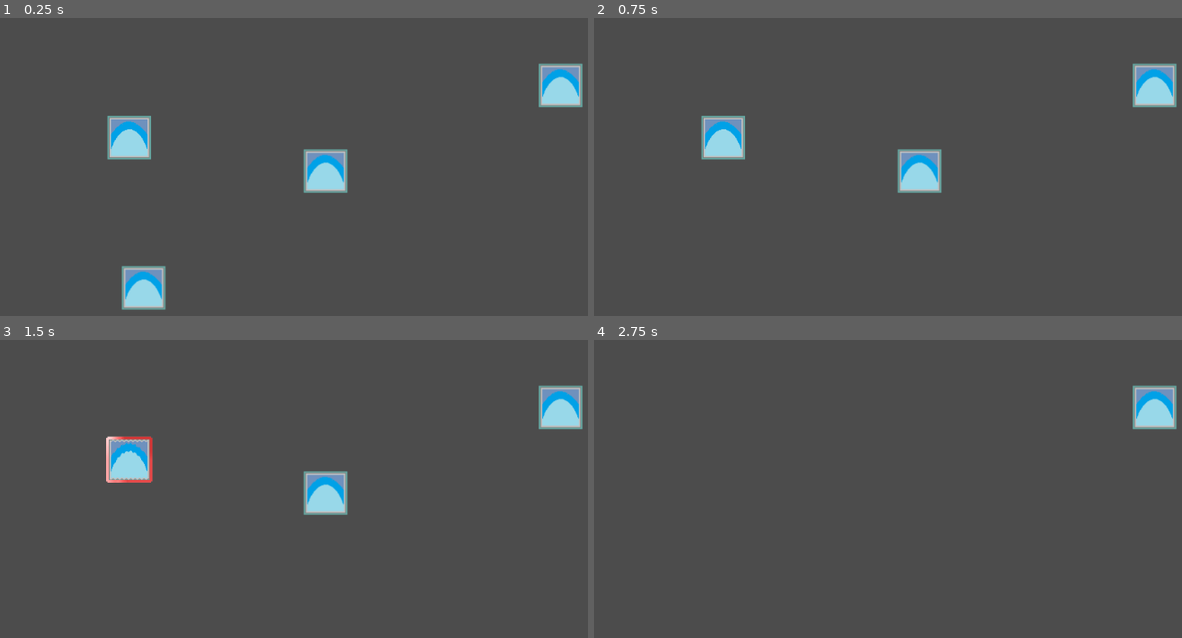
Above: before the commit, frames 1-4 (two rows, left to right).
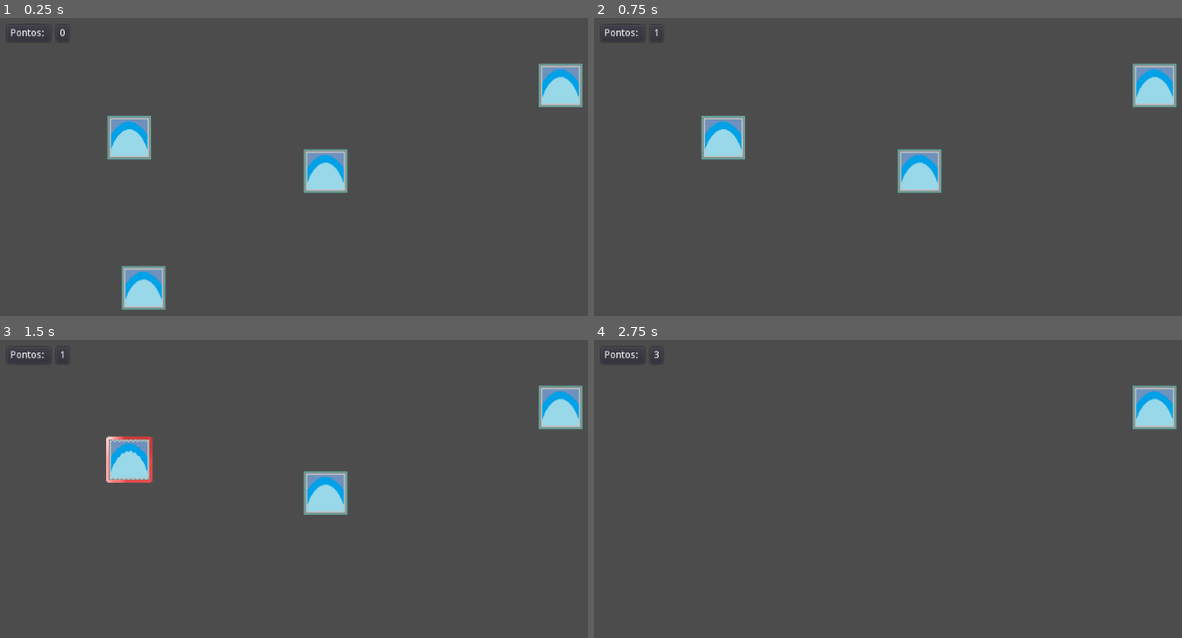
Above: after the commit, the same moments.

Repository: JoaoNSE/Shapes-Click
Game: Godot game, scene res://Scenes/Main.tscn
The game is run twice, just before and just after one commit, with the same random seed, the same clock (stepped at 60 frames per second) and the same inputs.
Inputs (mouse positions are in pixels of both pictures, inside the frame that each line leads up to):
- Up to frame 1 (0.25 s): no input
- Up to frame 2 (0.75 s): tap Enter at 0.5 s; move the mouse to (735, 286) at 0.52 s; hold Space (Explode) from 0.53 s (still down); click (735, 286) at 0.6 s
- Up to frame 3 (1.5 s): move the mouse to (129, 459) at 1.27 s; release Space (Explode) at 1.28 s; hold Down (ui_down) from 1.28 s (still down); tap Space (Explode) at 1.35 s
- Up to frame 4 (2.75 s): click (723, 459) at 1.55 s; move the mouse to (917, 491) at 2.02 s; release Down (ui_down) at 2.03 s; hold Space (Explode) from 2.03 s (still down); click (917, 491) at 2.1 s

The runs differ from the first frame. In frame 1, less than 0.1% of the frame differs, in the area x 1-12%, y 3-7%; in frame 2, less than 0.1%; in frame 3, less than 0.1%; in frame 4, less than 0.1%.

Commit message:
Protótipo da HUD

Diff:
--- a/Scenes/Main.tscn
+++ b/Scenes/Main.tscn
@@ -6,7 +6,7 @@
 [ext_resource path="res://Scripts/OutlineTest.gd" type="Script" id=4]
 [ext_resource path="res://Scenes/Quadrado.tscn" type="PackedScene" id=5]
 
-[node name="Main" type="Node"]
+[node name="Main" type="Node" index="0"]
 
 [node name="Controller" type="Node" parent="." index="0"]
 
@@ -23,14 +23,159 @@
 [node name="Quadrado3" parent="." index="2" instance=ExtResource( 5 )]
 
 position = Vector2( 204.487, 384.981 )
-tipo = null
 
 [node name="Quadrado" parent="." index="3" instance=ExtResource( 5 )]
 
 position = Vector2( 184.038, 170.406 )
-tipo = null
 
 [node name="Quadrado2" parent="." index="4" instance=ExtResource( 5 )]
 
 position = Vector2( 463.503, 218.119 )
-tipo = null
+
+[node name="Camera2D" type="Camera2D" parent="." index="5"]
+
+position = Vector2( 512, 300 )
+anchor_mode = 1
+rotating = false
+current = true
+zoom = Vector2( 1, 1 )
+limit_left = -10000000
+limit_top = -10000000
+limit_right = 10000000
+limit_bottom = 10000000
+limit_smoothed = false
+drag_margin_h_enabled = true
+drag_margin_v_enabled = true
+smoothing_enabled = false
+smoothing_speed = 5.0
+offset_v = 0.0
+offset_h = 0.0
+drag_margin_left = 0.2
+drag_margin_top = 0.2
+drag_margin_right = 0.2
+drag_margin_bottom = 0.2
+editor_draw_screen = true
+editor_draw_limits = false
+editor_draw_drag_margin = false
+_sections_unfolded = [ "Transform" ]
+
+[node name="CanvasLayer" type="CanvasLayer" parent="." index="6"]
+
+layer = 1
+offset = Vector2( 0, 0 )
+rotation = 0.0
+scale = Vector2( 1, 1 )
+transform = Transform2D( 1, 0, 0, 1, 0, 0 )
+
+[node name="GUI" type="MarginContainer" parent="CanvasLayer" index="0"]
+
+anchor_left = 0.0
+anchor_top = 0.0
+anchor_right = 1.0
+anchor_bottom = 0.0
+margin_bottom = 28.0
+rect_pivot_offset = Vector2( 0, 0 )
+rect_clip_content = false
+mouse_filter = 0
+mouse_default_cursor_shape = 0
+size_flags_horizontal = 1
+size_flags_vertical = 1
+custom_constants/margin_top = 8
+custom_constants/margin_left = 8
+_sections_unfolded = [ "custom_constants" ]
+
+[node name="HBoxContainer" type="HBoxContainer" parent="CanvasLayer/GUI" index="0"]
+
+anchor_left = 0.0
+anchor_top = 0.0
+anchor_right = 0.0
+anchor_bottom = 0.0
+margin_left = 8.0
+margin_top = 8.0
+margin_right = 1024.0
+margin_bottom = 36.0
+rect_pivot_offset = Vector2( 0, 0 )
+rect_clip_content = false
+mouse_filter = 1
+mouse_default_cursor_shape = 0
+size_flags_horizontal = 1
+size_flags_vertical = 1
+alignment = 0
+_sections_unfolded = [ "Anchor", "Margin" ]
+
+[node name="PanelContainer" type="PanelContainer" parent="CanvasLayer/GUI/HBoxContainer" index="0"]
+
+editor/display_folded = true
+anchor_left = 0.0
+anchor_top = 0.0
+anchor_right = 0.0
+anchor_bottom = 0.0
+margin_right = 66.0
+margin_bottom = 28.0
+rect_pivot_offset = Vector2( 0, 0 )
+rect_clip_content = false
+mouse_filter = 0
+mouse_default_cursor_shape = 0
+size_flags_horizontal = 1
+size_flags_vertical = 1
+_sections_unfolded = [ "Margin" ]
+
+[node name="PText_lbl" type="Label" parent="CanvasLayer/GUI/HBoxContainer/PanelContainer" index="0"]
+
+anchor_left = 0.0
+anchor_top = 0.0
+anchor_right = 0.0
+anchor_bottom = 0.0
+margin_left = 7.0
+margin_top = 7.0
+margin_right = 59.0
+margin_bottom = 21.0
+rect_pivot_offset = Vector2( 0, 0 )
+rect_clip_content = false
+mouse_filter = 2
+mouse_default_cursor_shape = 0
+size_flags_horizontal = 1
+size_flags_vertical = 4
+text = "Pontos: "
+percent_visible = 1.0
+lines_skipped = 0
+max_lines_visible = -1
+
+[node name="Panel" type="PanelContainer" parent="CanvasLayer/GUI/HBoxContainer" index="1"]
+
+editor/display_folded = true
+anchor_left = 0.0
+anchor_top = 0.0
+anchor_right = 0.0
+anchor_bottom = 0.0
+margin_left = 70.0
+margin_right = 100.0
+margin_bottom = 28.0
+rect_pivot_offset = Vector2( 0, 0 )
+rect_clip_content = false
+mouse_filter = 0
+mouse_default_cursor_shape = 0
+size_flags_horizontal = 1
+size_flags_vertical = 1
+_sections_unfolded = [ "Margin" ]
+
+[node name="Pontos_lbl" type="Label" parent="CanvasLayer/GUI/HBoxContainer/Panel" index="0"]
+
+anchor_left = 0.0
+anchor_top = 0.0
+anchor_right = 0.0
+anchor_bottom = 0.0
+margin_left = 7.0
+margin_top = 7.0
+margin_right = 23.0
+margin_bottom = 21.0
+rect_pivot_offset = Vector2( 0, 0 )
+rect_clip_content = false
+mouse_filter = 2
+mouse_default_cursor_shape = 0
+size_flags_horizontal = 1
+size_flags_vertical = 4
+text = "10"
+percent_visible = 1.0
+lines_skipped = 0
+max_lines_visible = -1
--- a/Scenes/Quadrado.tscn
+++ b/Scenes/Quadrado.tscn
@@ -83,7 +83,7 @@
 custom_solver_bias = 0.0
 extents = Vector2( 32, 32 )
 
-[node name="Quadrado" type="Area2D" index="0"]
+[node name="Quadrado" type="Area2D"]
 
 material = SubResource( 2 )
 input_pickable = true
@@ -96,8 +96,8 @@
 script = ExtResource( 2 )
 _sections_unfolded = [ "Material" ]
 tipo = "Quadrado"
-pontos = null
-multiplicador = null
+pontos = 1
+multiplicador = 2
 
 [node name="CollisionShape2D" type="CollisionShape2D" parent="." index="0"]
 
--- a/Scripts/Controller.gd
+++ b/Scripts/Controller.gd
@@ -8,20 +8,30 @@
 
 var linha = null
 
+#lista de shapes
 var shapes
+#lista das posições dos shapes
 var pontos
 
+#numero de pontos do jogador
+var player_points = 0
+var n_destroyed = 0
 
+var GUI
+var pontosLabel
 
 func _ready():
 	# Called every time the node is added to the scene.
 	# Initialization here
+	GUI = get_parent().get_node("CanvasLayer/GUI")
+	pontosLabel = GUI.get_node("HBoxContainer/Panel/Pontos_lbl")
 	set_process(true)
 	shapes = []
 	pontos = []
 	#get_parent().get_node("Linha").points.resize(0)
 
 func _process(delta):
+	pontosLabel.text = str(player_points)
 	if Input.is_action_pressed("ui_down"):
 		print(shapes)
 
@@ -49,6 +59,7 @@
 		limpar()
 
 func limpar():
+	n_destroyed = 0
 	if linha != null:
 		linha.queue_free()
 		linha = null
@@ -61,3 +72,4 @@
 	for s in shapes:
 		s.pontua()
 	limpar()
+	n_destroyed = 0
--- a/Scripts/Shape.gd
+++ b/Scripts/Shape.gd
@@ -8,7 +8,7 @@
 
 export(String) var tipo
 export(int) var pontos
-export(float) var multiplicador
+export(int) var multiplicador
 
 var canHoverDeselect = true
 
@@ -26,6 +26,9 @@
 
 func pontua():
 	print("GANHOU PONTOOOS")
+	controller.player_points += pontos + multiplicador*controller.n_destroyed
+	controller.n_destroyed += 1
+	print(controller.player_points)
 	queue_free()
 
 func set_selection(selection):
